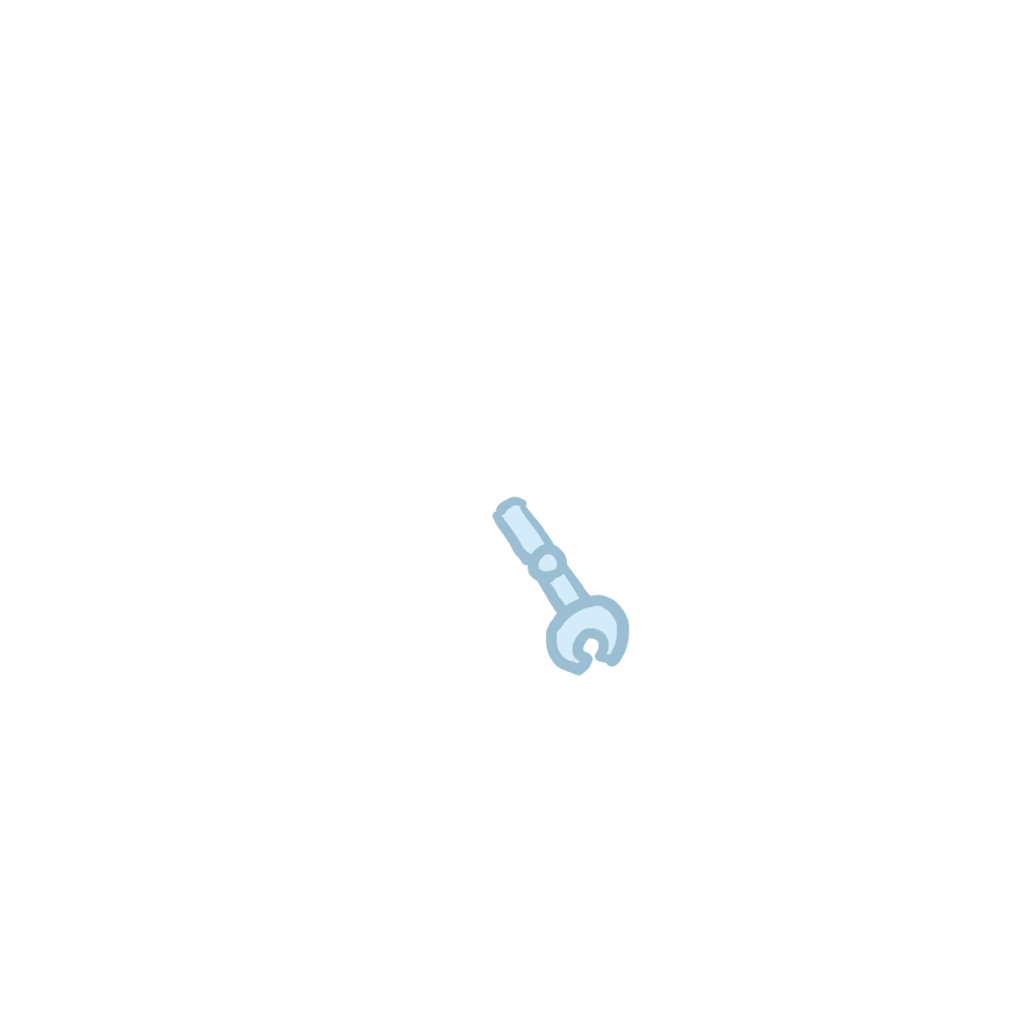
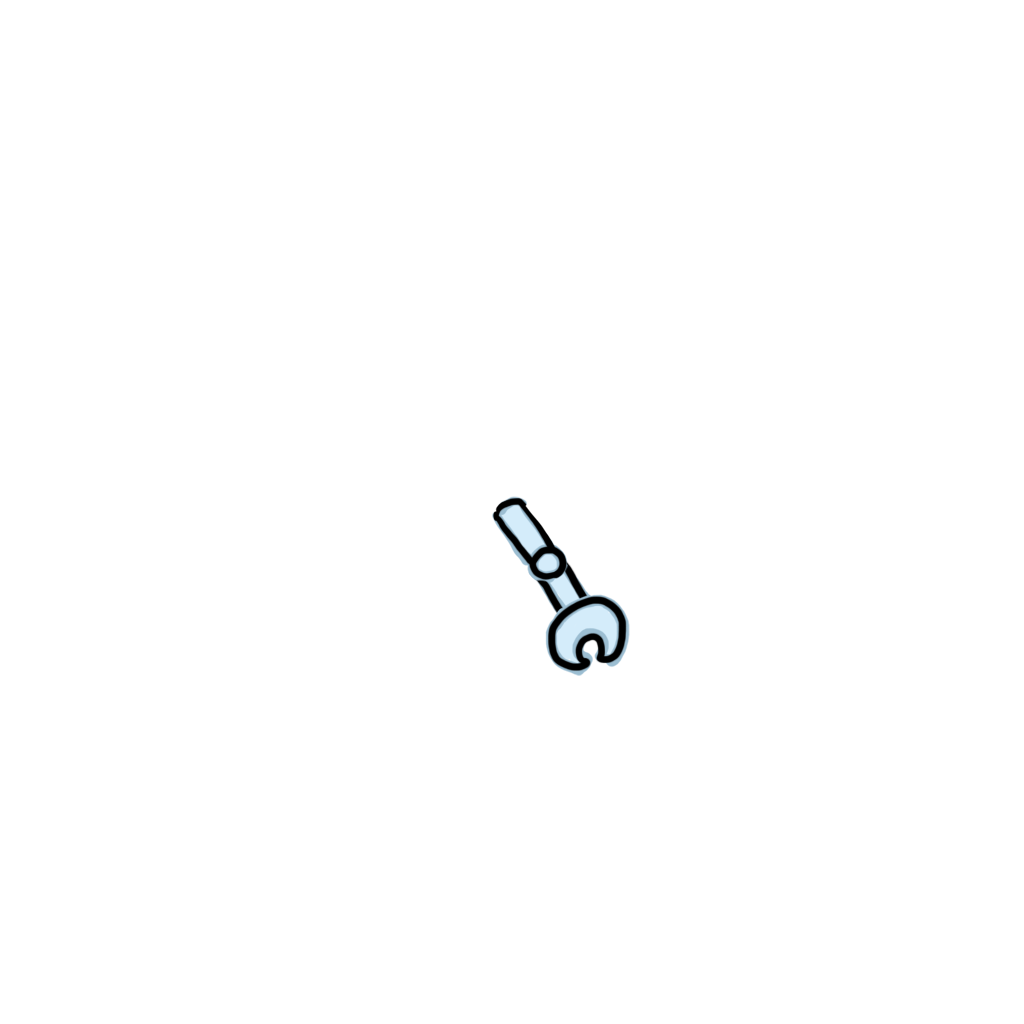
Layered file, before and after one edit (1024x1024). Changes by layer:
painted on "L_hand01" over [492, 497, 568, 581]
painted on "L_hand03" over [547, 595, 627, 672]
painted on "L_hand02" over [531, 550, 596, 627]
